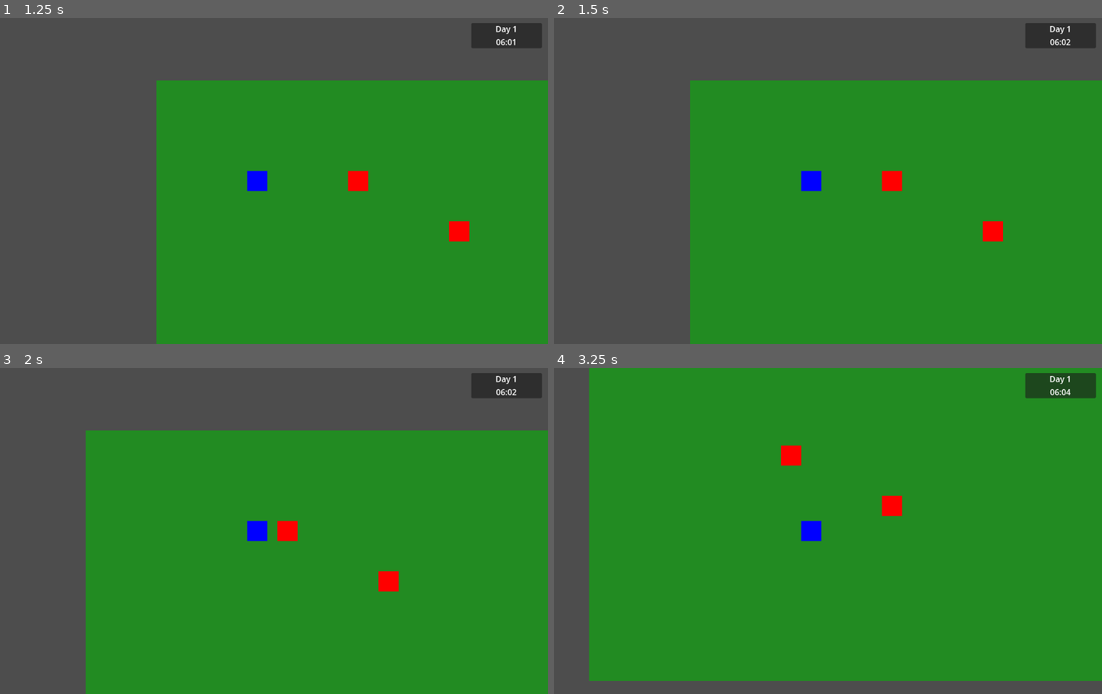
Above: before the commit, frames 1-4 (two rows, left to right).
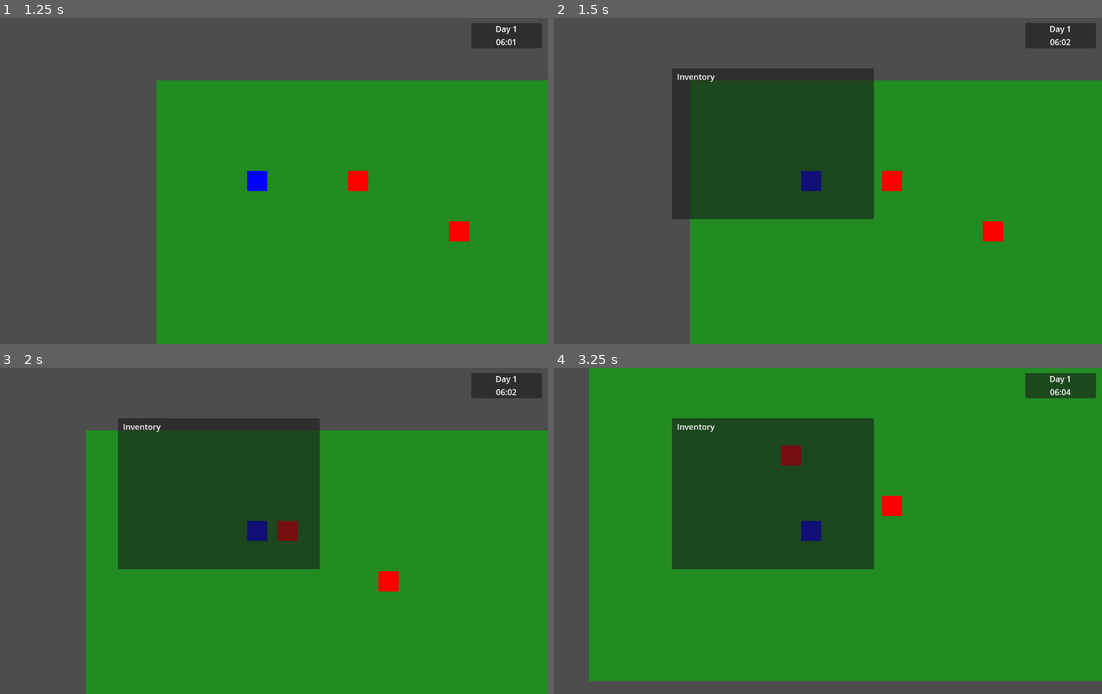
Above: after the commit, the same moments.

Repository: BautistaBravo/ReinosBMVC
Game: Godot game, scene res://src/scenes/main_menu/MainMenu.tscn
The game is run twice, just before and just after one commit, with the same random seed, the same clock (stepped at 60 frames per second) and the same inputs.
Inputs (mouse positions are in pixels of both pictures, inside the frame that each line leads up to):
- Up to frame 1 (1.25 s): click "New Game" at 0.5 s
- Up to frame 2 (1.5 s): tap Enter (ui_accept) at 1.25 s; move the mouse to (910, 181) at 1.27 s; hold Right (ui_right) from 1.28 s (still down); tap I at 1.35 s
- Up to frame 3 (2 s): keep holding Right (ui_right); tap Enter (ui_accept) at 1.52 s
- Up to frame 4 (3.25 s): move the mouse to (943, 579) at 2.02 s; release Right (ui_right) at 2.03 s; hold Down (ui_down) 2.03-2.78 s; tap I at 2.1, 3.05 s; tap Enter (ui_accept) at 2.27 s; move the mouse to (871, 459) at 2.77 s; hold Right (ui_right) from 2.78 s (still down); tap H at 2.85 s

Frame 1 is identical in both runs. In frame 2, 17% of the frame differs, in the area x 21-59%, y 15-62%; in frame 3, 17%; in frame 4, 17%.

Commit message:
Implement Inventory and Loot System with UI and Persistence

Diff:
--- a/project.godot
+++ b/project.godot
@@ -19,6 +19,7 @@
 
 GameManager="*res://src/autoload/GameManager.gd"
 TimeManager="*res://src/autoload/TimeManager.tscn"
+InventoryManager="*res://src/autoload/InventoryManager.gd"
 
 [display]
 
--- a/src/autoload/GameManager.gd
+++ b/src/autoload/GameManager.gd
@@ -2,6 +2,7 @@
 
 var player_party: Array = [] # Array[CharacterData]
 var current_enemy_party: Array = [] # Array[CharacterData]
+var current_loot_table: Resource = null
 var current_map_path: String = "res://src/data/maps/map_01.json"
 
 const MAIN_MENU_SCENE = "res://src/scenes/main_menu/MainMenu.tscn"
@@ -22,13 +23,15 @@
 	TimeManager.set_time_scale(1.0)
 	get_tree().change_scene_to_file(OVERWORLD_SCENE)
 
-func start_combat(enemy_party: Array):
+func start_combat(enemy_party: Array, loot_table: Resource = null):
 	current_enemy_party = enemy_party
+	current_loot_table = loot_table
 	TimeManager.set_time_scale(0.5)
 	get_tree().change_scene_to_file(COMBAT_SCENE)
 
 func return_to_overworld():
 	current_enemy_party.clear()
+	current_loot_table = null
 	TimeManager.set_time_scale(1.0)
 	get_tree().change_scene_to_file(OVERWORLD_SCENE)
 
@@ -36,6 +39,7 @@
 	var save_data = {
 		"current_map_path": current_map_path,
 		"time_data": TimeManager.get_save_data(),
+		"inventory": InventoryManager.get_save_data(),
 		"player_party": []
 	}
 
@@ -73,6 +77,9 @@
 	if data.has("time_data"):
 		TimeManager.load_save_data(data["time_data"])
 
+	if data.has("inventory"):
+		InventoryManager.load_save_data(data["inventory"])
+
 	player_party.clear()
 	if data.has("player_party"):
 		for member_data in data["player_party"]:
--- /dev/null
+++ b/src/autoload/InventoryManager.gd
@@ -0,0 +1,53 @@
+extends Node
+
+# Inventory is an Array of Dictionaries: { "item": ItemData, "quantity": int }
+var inventory: Array = []
+
+func add_item(item: ItemData, quantity: int = 1):
+	var found = false
+	for entry in inventory:
+		if entry["item"] == item:
+			entry["quantity"] += quantity
+			found = true
+			break
+	if not found:
+		inventory.append({ "item": item, "quantity": quantity })
+	print("Added %d of %s" % [quantity, item.item_name])
+
+func remove_item(item: ItemData, quantity: int = 1) -> bool:
+	for i in range(inventory.size()):
+		if inventory[i]["item"] == item:
+			if inventory[i]["quantity"] >= quantity:
+				inventory[i]["quantity"] -= quantity
+				if inventory[i]["quantity"] <= 0:
+					inventory.remove_at(i)
+				return true
+	return false
+
+func has_item(item: ItemData, quantity: int = 1) -> bool:
+	for entry in inventory:
+		if entry["item"] == item:
+			return entry["quantity"] >= quantity
+	return false
+
+func get_save_data() -> Array:
+	var data = []
+	for entry in inventory:
+		# Ensure the item is a saved resource with a path
+		if entry["item"].resource_path != "":
+			data.append({
+				"path": entry["item"].resource_path,
+				"quantity": entry["quantity"]
+			})
+	return data
+
+func load_save_data(data: Array):
+	inventory.clear()
+	for entry_data in data:
+		var path = entry_data.get("path", "")
+		if path != "" and ResourceLoader.exists(path):
+			var item = load(path) as ItemData
+			if item:
+				inventory.append({ "item": item, "quantity": entry_data["quantity"] })
+		else:
+			printerr("Failed to load item from path: " + str(path))
--- a/src/scenes/combat/Combat.gd
+++ b/src/scenes/combat/Combat.gd
@@ -146,6 +146,15 @@
 
 	if enemies_alive == 0:
 		print("Victory!")
+
+		if GameManager.current_loot_table:
+			var drops = GameManager.current_loot_table.roll_loot()
+			if drops.size() > 0:
+				print("Loot obtained:")
+				for item in drops:
+					InventoryManager.add_item(item)
+					print("- " + item.item_name)
+
 		GameManager.return_to_overworld()
 	elif players_alive == 0:
 		print("Defeat!")
--- a/src/scenes/entities/BaseEntity.gd
+++ b/src/scenes/entities/BaseEntity.gd
@@ -2,6 +2,7 @@
 
 @export var entity_name: String = "Goblin"
 @export var is_enemy: bool = true
+@export var loot_table: Resource
 var party: Array = []
 
 func _ready():
@@ -31,6 +32,6 @@
 func interact():
 	if is_enemy:
 		print("Starting combat with " + entity_name)
-		GameManager.start_combat(party)
+		GameManager.start_combat(party, loot_table)
 	else:
 		print("Hello traveler!")
--- a/src/scenes/overworld/OverworldUI.gd
+++ b/src/scenes/overworld/OverworldUI.gd
@@ -7,18 +7,71 @@
 @onready var time_label = $TimePanel/TimeLabel
 @onready var pause_menu = $PauseMenu
 
+var inventory_panel: Panel
+var inventory_grid: GridContainer
+
 func _ready():
 	add_to_group("overworld_ui")
 	tooltip_panel.visible = false
 	party_panel.visible = false
 	pause_menu.visible = false
+	setup_inventory_ui()
+
+func setup_inventory_ui():
+	inventory_panel = Panel.new()
+	inventory_panel.name = "InventoryPanel"
+	inventory_panel.visible = false
+	inventory_panel.size = Vector2(400, 300)
+	inventory_panel.position = Vector2(300, 100)
+	add_child(inventory_panel)
+
+	var label = Label.new()
+	label.text = "Inventory"
+	label.position = Vector2(10, 5)
+	inventory_panel.add_child(label)
+
+	inventory_grid = GridContainer.new()
+	inventory_grid.columns = 4
+	inventory_grid.position = Vector2(10, 40)
+	inventory_panel.add_child(inventory_grid)
 
 func _input(event):
 	if event is InputEventKey and event.pressed:
 		if event.keycode == KEY_TAB:
 			toggle_party_menu()
+		elif event.keycode == KEY_I:
+			toggle_inventory()
 		elif event.is_action("ui_cancel"): # Default ESC
 			toggle_pause_menu()
+
+func toggle_inventory():
+	inventory_panel.visible = not inventory_panel.visible
+	if inventory_panel.visible:
+		update_inventory_display()
+
+func update_inventory_display():
+	for child in inventory_grid.get_children():
+		child.queue_free()
+
+	for entry in InventoryManager.inventory:
+		var item = entry["item"]
+		var qty = entry["quantity"]
+
+		var item_box = VBoxContainer.new()
+
+		var icon_rect = TextureRect.new()
+		if item.icon:
+			icon_rect.texture = item.icon
+		else:
+			icon_rect.custom_minimum_size = Vector2(32, 32)
+
+		item_box.add_child(icon_rect)
+
+		var lbl = Label.new()
+		lbl.text = "%s x%d" % [item.item_name, qty]
+		item_box.add_child(lbl)
+
+		inventory_grid.add_child(item_box)
 
 func toggle_party_menu():
 	party_panel.visible = not party_panel.visible
--- /dev/null
+++ b/src/scripts/ItemData.gd
@@ -0,0 +1,9 @@
+extends Resource
+class_name ItemData
+
+@export var item_name: String = ""
+@export_multiline var description: String = ""
+@export var icon: Texture2D
+@export var price: int = 0
+enum ItemType { CONSUMABLE, EQUIPMENT, KEY_ITEM, MATERIAL }
+@export var type: ItemType = ItemType.CONSUMABLE
--- /dev/null
+++ b/src/scripts/LootTable.gd
@@ -0,0 +1,13 @@
+extends Resource
+class_name LootTable
+
+@export var items: Array[Resource] = []
+@export var probabilities: Array[float] = []
+
+func roll_loot() -> Array:
+	var drops = []
+	for i in range(items.size()):
+		if i < probabilities.size():
+			if randf() <= probabilities[i]:
+				drops.append(items[i])
+	return drops
--- /dev/null
+++ b/src/scripts/TestInventory.gd
@@ -0,0 +1,49 @@
+extends Node
+
+func _ready():
+	print("Starting Inventory Test...")
+
+	# 1. Setup Data (Mocks)
+	var sword = ItemData.new()
+	sword.item_name = "Iron Sword"
+	sword.price = 100
+	sword.type = ItemData.ItemType.EQUIPMENT
+
+	var potion = ItemData.new()
+	potion.item_name = "Health Potion"
+	potion.price = 20
+	potion.type = ItemData.ItemType.CONSUMABLE
+
+	var loot_table = LootTable.new()
+	loot_table.items = [sword, potion]
+	loot_table.probabilities = [0.5, 1.0]
+
+	# 2. Test InventoryManager
+	# Note: InventoryManager is an Autoload.
+	InventoryManager.add_item(sword, 1)
+	InventoryManager.add_item(potion, 5)
+
+	if InventoryManager.has_item(sword):
+		print("PASS: Has sword")
+	else:
+		printerr("FAIL: Missing sword")
+
+	if InventoryManager.has_item(potion, 5):
+		print("PASS: Has 5 potions")
+	else:
+		printerr("FAIL: Missing potions")
+
+	InventoryManager.remove_item(potion, 2)
+	if InventoryManager.has_item(potion, 3):
+		print("PASS: Removed potions correctly")
+	else:
+		printerr("FAIL: Remove item failed")
+
+	# 3. Test Loot Logic
+	print("Rolling loot...")
+	var drops = loot_table.roll_loot()
+	print("Drops obtained: ", drops.size())
+	for item in drops:
+		print("- ", item.item_name)
+
+	print("Test Complete.")
